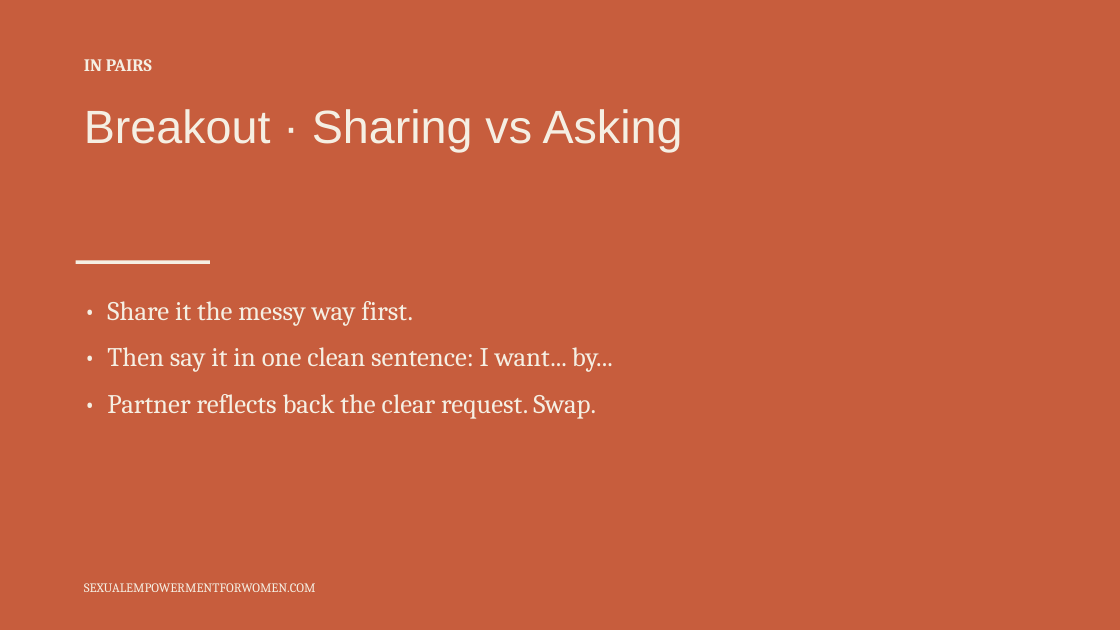
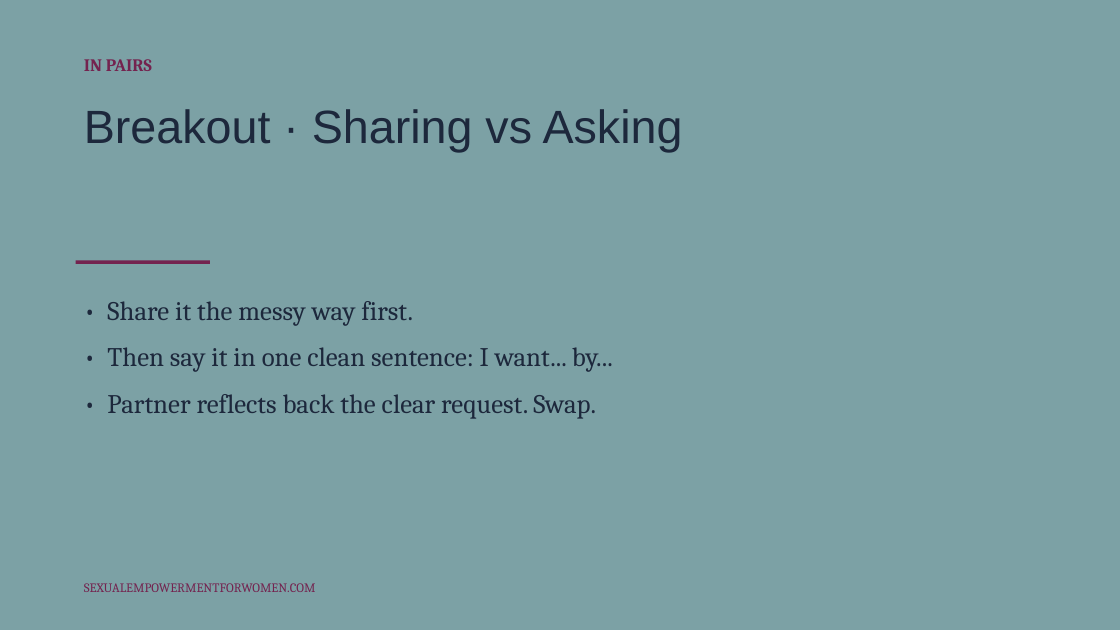
Before and after one commit to tarisha-starr/GitHub-folder, a slide deck: slide 7 of content/sessions/slides/Session-2-Speaking-It-So-Youre-Heard.pptx. Drawn at 1120x630 pixels with LibreOffice and Linux fonts; fonts in the diff are those of the drawing. Boxes give left, top, right and bottom in pixels: in the first picture for what was removed or moved away, otherwise in the second. Text is boxed around its words. In the diff, an @@ line names an element or a change of style, - is before the commit and + after.

```diff
--- a/content/sessions/slides/Session-2-Speaking-It-So-Youre-Heard.pptx
+++ b/content/sessions/slides/Session-2-Speaking-It-So-Youre-Heard.pptx
@@ background #C75D3D to #7CA1A5 @@
@@ text "IN PAIRS" at [84, 59, 152, 71]: text colour #F5EFE3 to #74234F @@
@@ text "Breakout · Sharing vs Asking" at [84, 109, 683, 152]: text colour #F5EFE3 to #1D283C @@
@@ rectangle at [76, 260, 210, 264]: fill #F5EFE3 to #74234F @@
@@ text "• Share it the messy ..." at [107, 301, 613, 419]: text colour #F5EFE3 to #1D283C @@
@@ text "SEXUALEMPOWERMENTFORWOMEN.COM" at [84, 583, 316, 592]: text colour #F5EFE3 to #74234F @@
```
Also in this commit, not shown: 16 other slides changed, 9 other files.
